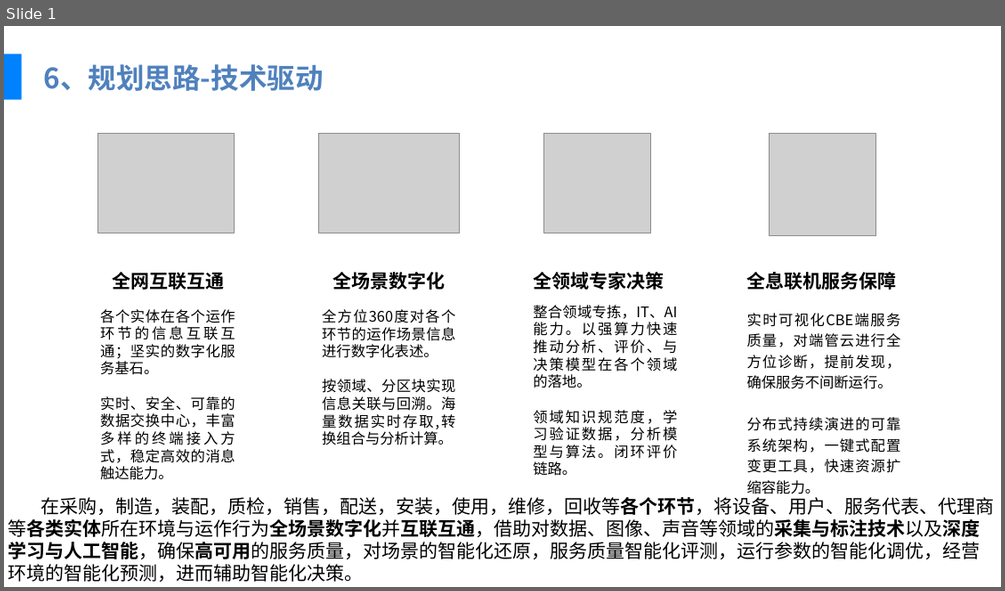
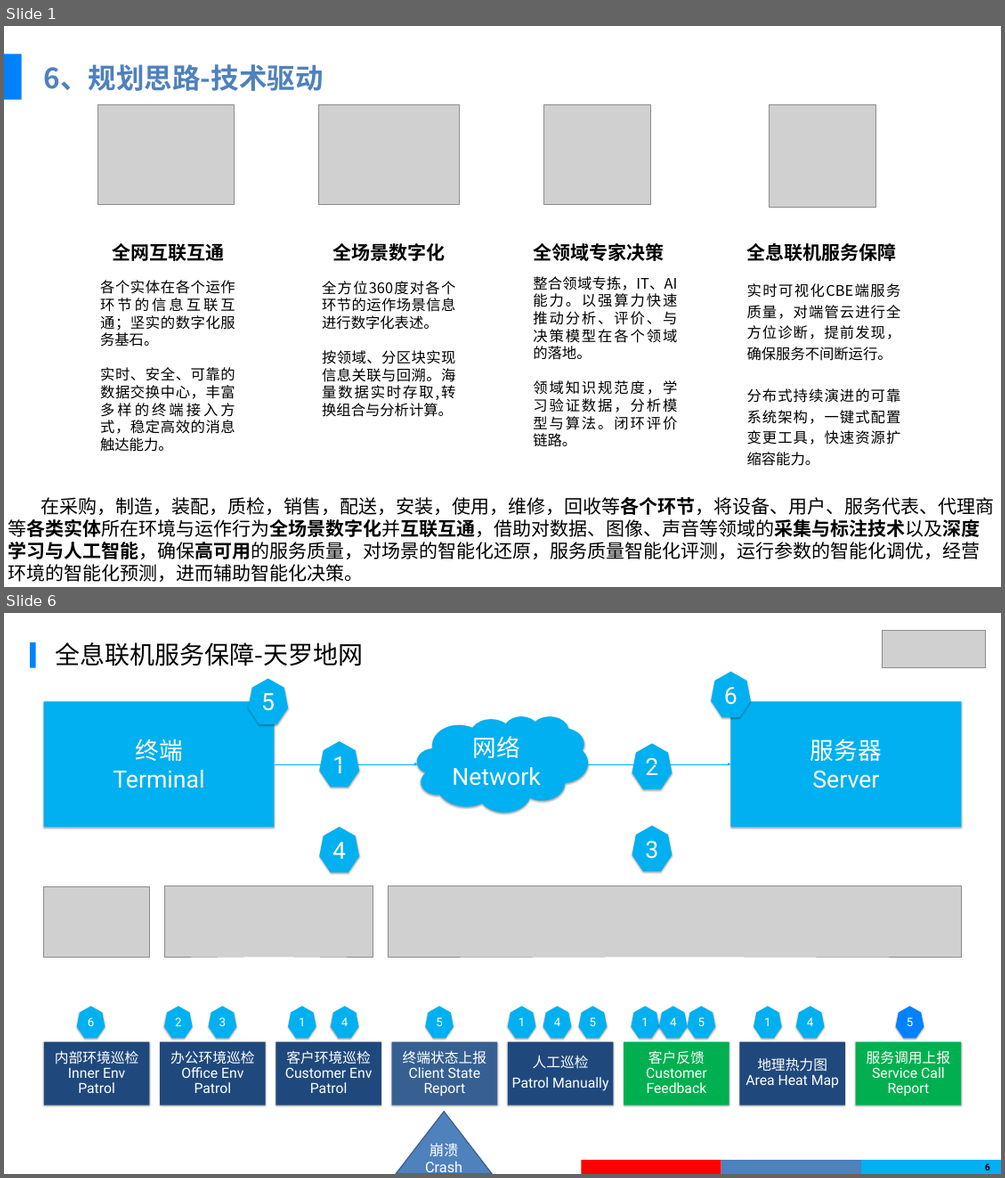
Before and after one commit to wapuboy/ha_how_to, a slide deck: 美的IT三年战略规划报告-20190830-先行.pptx. Shown one above the other, each under a label of ours: slide 1 before the commit, slides 1 and 6 after it; the slides between them are not shown. The pictures are 1005x591 and 1005x1178 pixels, drawn with LibreOffice and Linux fonts; fonts in the diff are those of the drawing; grey boxes stand for pictures; background and template pictures are left out. Boxes give left, top, right and bottom in pixels: in the first picture for what was removed or moved away, otherwise in the second. Text is boxed around its words. In the diff, an @@ line names an element or a change of style, - is before the commit and + after.

```diff
--- a/美的IT三年战略规划报告-20190830-先行.pptx
+++ b/美的IT三年战略规划报告-20190830-先行.pptx
@@ slide 6 added at (4,613,1001,1174), background #FFFFFF @@
@@ picture added at (882,631,985,667) @@
@@ rectangle added at (30,642,35,668), fill #0082FF @@
@@ text added at (56,642,364,666), 48 pt, text #000000 @@
+全息联机服务保障-天罗地网
@@ group added at (44,672,961,872): 6 heptagons, 2 rectangles, 2 arrows, 1 cloud @@
+终端
+Terminal
+服务器
+Server
+网络
+Network
+1
+2
+3
+4
+5
+6
@@ picture added at (44,886,150,957) @@
@@ picture added at (164,886,373,957) @@
@@ picture added at (388,886,961,957) @@
@@ heptagon added at (77,1005,105,1038), fill #00B0F0, 22.9 pt, text #FFFFFF @@
+6
@@ heptagon added at (164,1005,193,1038), fill #00B0F0, 22.9 pt, text #FFFFFF @@
+2
@@ heptagon added at (209,1005,236,1038), fill #00B0F0, 22.9 pt, text #FFFFFF @@
+3
@@ heptagon added at (288,1005,316,1038), fill #00B0F0, 22.9 pt, text #FFFFFF @@
+1
@@ heptagon added at (331,1005,358,1038), fill #00B0F0, 22.9 pt, text #FFFFFF @@
+4
@@ heptagon added at (425,1005,453,1038), fill #00B0F0, 22.9 pt, text #FFFFFF @@
+5
@@ heptagon added at (508,1005,535,1038), fill #00B0F0, 22.9 pt, text #FFFFFF @@
+1
@@ heptagon added at (543,1005,571,1038), fill #00B0F0, 22.9 pt, text #FFFFFF @@
+4
@@ heptagon added at (578,1005,607,1038), fill #00B0F0, 22.9 pt, text #FFFFFF @@
+5
@@ heptagon added at (631,1005,659,1038), fill #00B0F0, 22.9 pt, text #FFFFFF @@
+1
@@ heptagon added at (659,1005,687,1038), fill #00B0F0, 22.9 pt, text #FFFFFF @@
+4
@@ heptagon added at (687,1005,715,1038), fill #00B0F0, 22.9 pt, text #FFFFFF @@
+5
@@ heptagon added at (753,1005,781,1038), fill #00B0F0, 22.9 pt, text #FFFFFF @@
+1
@@ heptagon added at (796,1005,824,1038), fill #00B0F0, 22.9 pt, text #FFFFFF @@
+4
@@ heptagon added at (896,1005,923,1038), fill #0082FF, 22.9 pt, text #FFFFFF @@
+5
@@ group added at (44,1042,961,1105): 8 rectangles, 8 texts @@
+内部环境巡检Inner Env Patrol
+办公环境巡检Office Env Patrol
+客户环境巡检Customer Env Patrol
+终端状态上报Client State Report
+人工巡检
+Patrol Manually
+客户反馈Customer Feedback
+地理热力图Area Heat Map
+服务调用上报Service Call Report
@@ triangle added at (396,1111,492,1174), fill #4F81BD, outline #3A5F8C 2 pt, 28 pt, text #FFFFFF @@
+崩溃
+Crash
@@ rectangle added at (581,1159,720,1174), fill #FF0000 @@
@@ rectangle added at (720,1159,861,1174), fill #4F81BD @@
@@ rectangle added at (861,1159,1001,1174), fill #00B0F0 @@
@@ page number added at (985,1163,990,1170), 18 pt, text #000000, bold @@
+6
@@ slide 1 changed as well @@
@@ 6 texts, 3 pictures: place and size @@
-6 texts, 3 pictures at (97,134,897,475)
+6 texts, 3 pictures at (97,105,897,447)
@@ 2 texts, 1 picture: place and size @@
-2 texts, 1 picture at (100,134,901,494)
+2 texts, 1 picture at (100,104,901,466)
```
Also in this commit, not shown: 1 other slide changed, 6 other slides added.
